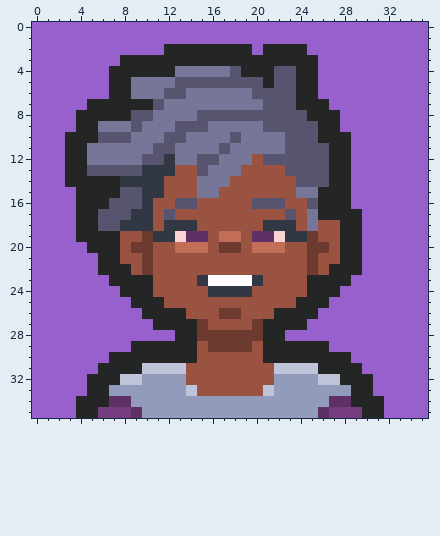
Pixel-art sprite, stored at sprites/spr_personagens/layers/f880743c-1d54-4f82-82e3-d5b5ae5f1d72/8dce3008-5b62-4dc1-aa55-1b5bb2ad9e5d.png. The picture above is the old version.
The file is 36x36 pixels. Colours within 5 levels of each other are drawn and written as one.
After:
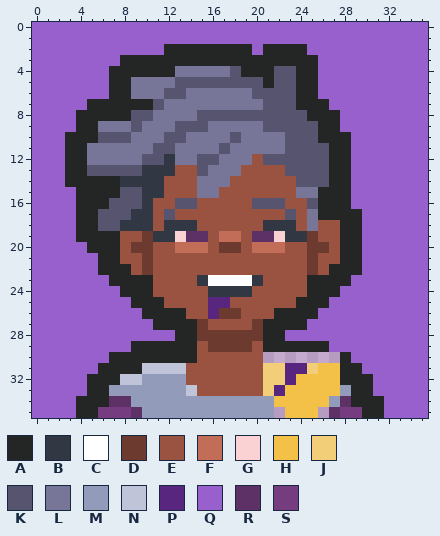
Palette (. is transparent): A #242626  B #313843  C #ffffff  D #6d3a2f  E #9a5341  F #c16d58  G #fbd2d4  H #f3c048  J #f3ce79  K #56546e  L #777699  M #939bba  N #bfc4d8  P #58267f  Q #9760cc  R #5d3066  S #753c7f
Change:
@@ x 14..19 @@
 24 EEBBBB
-25 EEEEEE
-26 EEEDDE
+25 EEPPEE
+26 EEPDDE
 27 ADEEEE
@@ x 19..29 @@
 29 DEAAAAAAQQQ
-30 EEAAAAAAAAQ
-31 EEENNNNAAAA
-32 EEEMMMMNNAA
-33 EENMMMMMMMA
-34 MMMMMMMMRRA
-35 MMMMMMMRSSS
+30 EE.......AQ
+31 EEJJPPJHHAA
+32 EEJJPHHHHAA
+33 EEJPHHHHHMA
+34 MMMHHHHHMRA
+35 MMM.HHH.RSS
